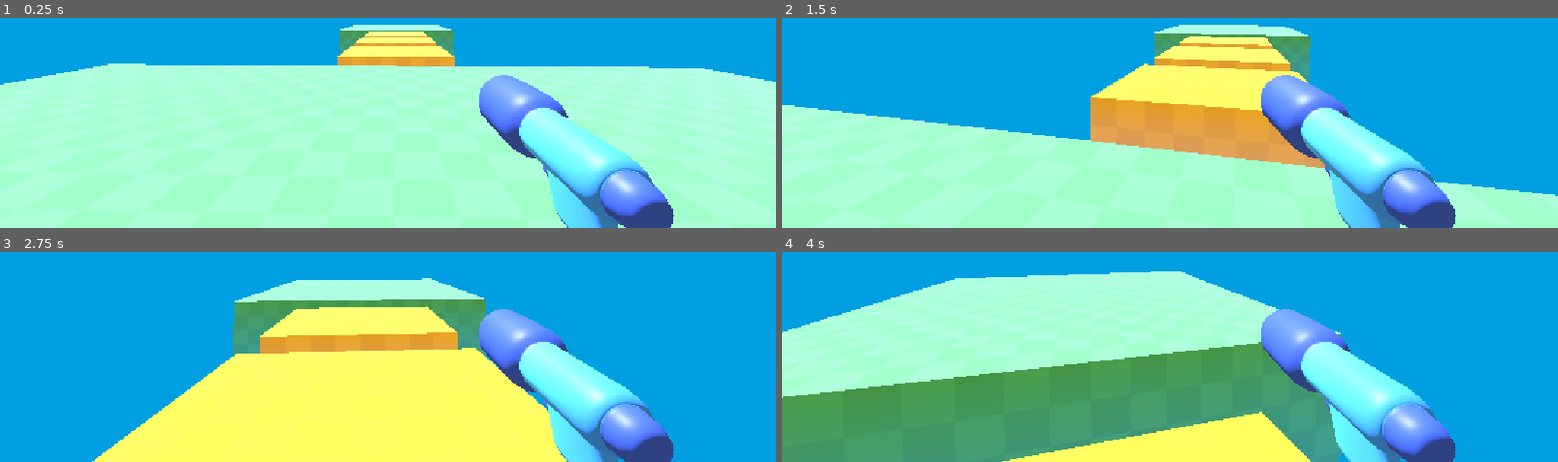
Above: before the commit, frames 1-4 (two rows, left to right).
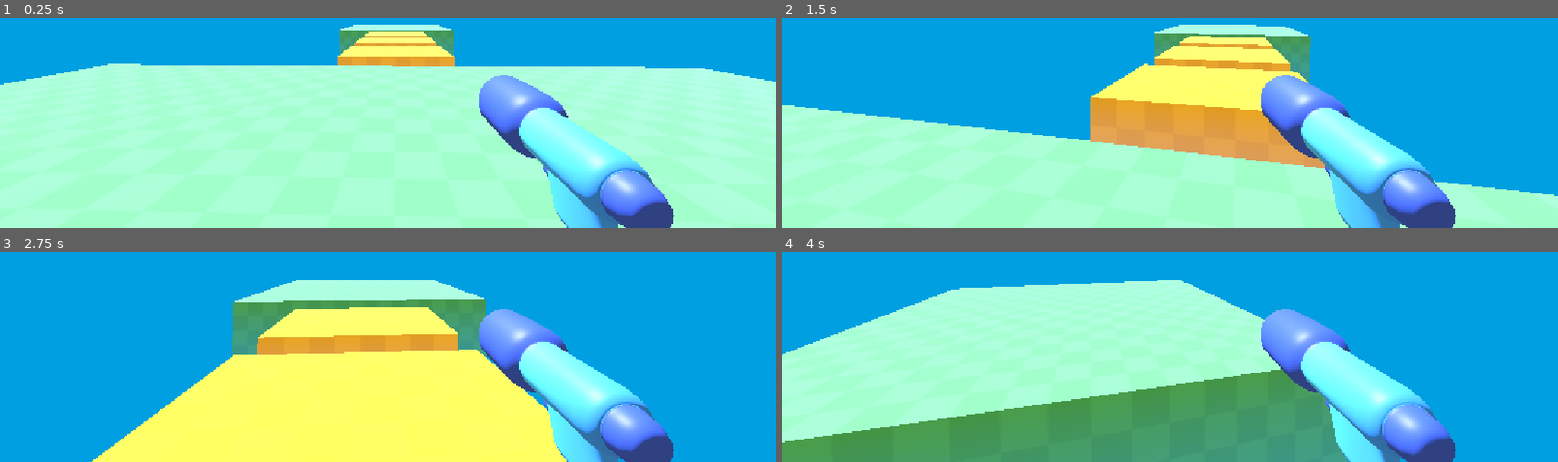
Above: after the commit, the same moments.

Repository: aloepker/first-practice-3d-game-project
Game: Godot game, scene res://level/temporary_level.tscn
Two runs of this game, one before a commit and one after it. Both use one fixed random seed, a clock stepped at 60 frames per second and the inputs below.
Inputs (mouse positions are in pixels of both pictures, inside the frame that each line leads up to):
- Up to frame 1 (0.25 s): no input
- Up to frame 2 (1.5 s): tap Enter at 0.5 s; move the mouse to (outside the picture) at 0.52 s; hold W (move_forward) from 0.53 s (still down); tap Space (jump, bound only after the commit) at 0.6, 0.77, 1.07, 1.35 s; move the mouse to (outside the picture) at 1.27 s
- Up to frame 3 (2.75 s): keep holding W (move_forward); tap Space (jump, bound only after the commit) at 1.52, 1.82, 2.1 s; move the mouse to (outside the picture) at 2.02 s
- Up to frame 4 (4 s): keep holding W (move_forward); move the mouse to (outside the picture) at 2.77 s; tap Space (jump, bound only after the commit) at 2.85, 3.02, 3.32, 3.6, 3.77 s; move the mouse to (outside the picture) at 3.52 s

The runs differ from the first frame. In frame 1, less than 0.1% of the frame differs, in the area x 11-84%, y 21-25%; in frame 2, less than 0.1%; in frame 3, 0.5%; in frame 4, 23%, in the area x 0-79%, y 9-100%.

Commit message:
added jump function and gravity to the player's character

Diff:
--- a/player/player.gd
+++ b/player/player.gd
@@ -32,4 +32,13 @@
 	velocity.x = direction.x * SPEED
 	velocity.z = direction.z * SPEED
 
+	#gravity
+	velocity.y -= 20.0 * delta
+
+	#basic jump code
+	if Input.is_action_just_pressed("jump") and is_on_floor():
+		velocity.y = 10.0
+	elif Input.is_action_just_released("jump") and velocity.y > 0.0:
+		velocity.y = 0.0
+
 	move_and_slide()
--- a/project.godot
+++ b/project.godot
@@ -46,6 +46,11 @@
 , Object(InputEventKey,"resource_local_to_scene":false,"resource_name":"","device":-1,"window_id":0,"alt_pressed":false …(186 unchanged characters)…
 ]
 }
+jump={
+"deadzone": 0.2,
+"events": [Object(InputEventKey,"resource_local_to_scene":false,"resource_name":"","device":-1,"window_id":0,"alt_pressed":false,"shift_pressed":false,"ctrl_pressed":false,"meta_pressed":false,"pressed":false,"keycode":0,"physical_keycode":32,"key_label":0,"unicode":32,"location":0,"echo":false,"script":null)
+]
+}
 
 [physics]
 
